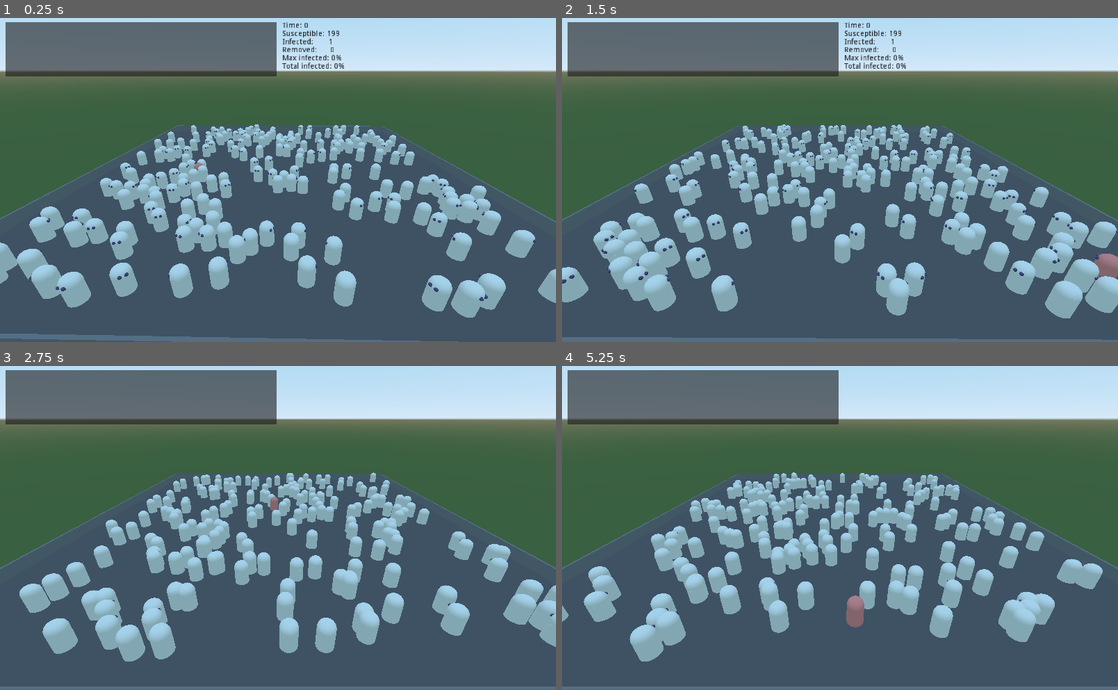
Above: before the commit, frames 1-4 (two rows, left to right).
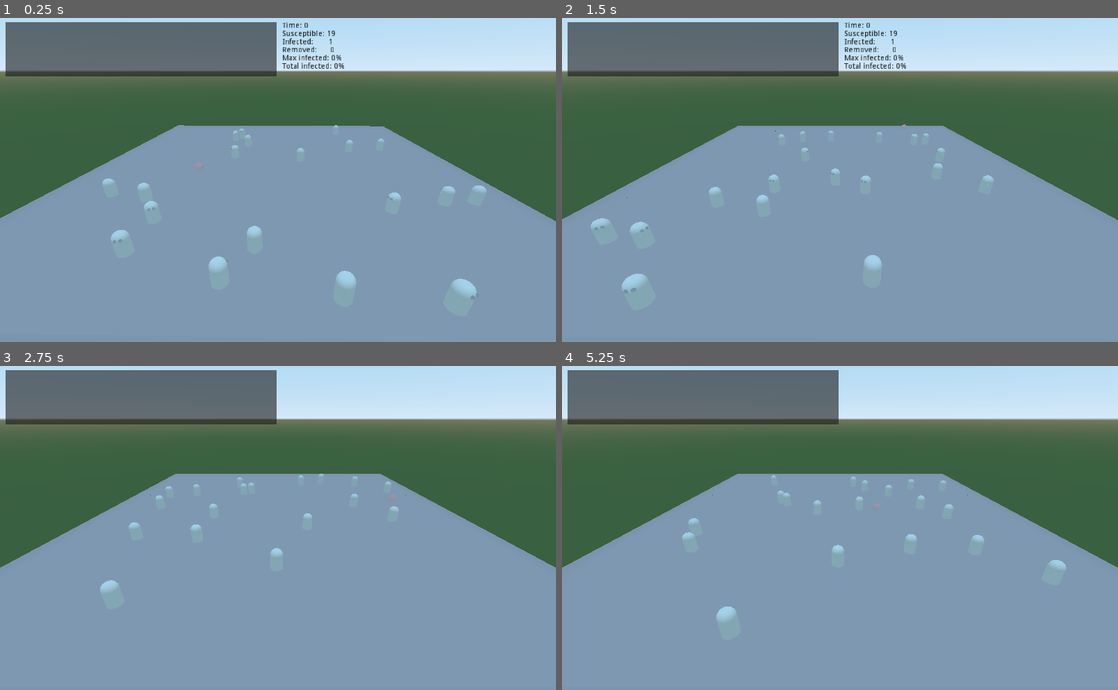
Above: after the commit, the same moments.

Repository: JontePonte/Hattifnatter
Game: Godot game, scene res://Main.tscn
The game is run twice, just before and just after one commit, with the same random seed, the same clock (stepped at 60 frames per second) and the same inputs.
Inputs:
- Up to frame 1 (0.25 s): no input
- Up to frame 2 (1.5 s): tap Enter at 0.5, 1.35 s; hold Enter 0.53-1.28 s
- Up to frame 3 (2.75 s): hold Enter from 2.03 s (still down)
- Up to frame 4 (5.25 s): release Enter at 2.78 s; tap Enter at 2.85, 4.35 s; hold Enter 3.53-4.28 s; hold Enter from 5.03 s (still down)

The runs differ from the first frame. In frame 1, 45% of the frame differs, in the area x 0-100%, y 3-100%; in frame 2, 45%; in frame 3, 47%; in frame 4, 48%, in the area x 0-100%, y 32-100%.

Commit message:
social distans is getting closer

Diff:
--- a/GlobalVars.gd
+++ b/GlobalVars.gd
@@ -1,7 +1,7 @@
 extends Node
 
 # Total number of hattifnatts and how many of the start as infected
-var hatt_total = 200
+var hatt_total = 20
 var hatt_inf_start = 1
 
 # Variables for hattifnatt movement
--- a/Hattifnatt.gd
+++ b/Hattifnatt.gd
@@ -74,12 +74,25 @@
 		become_removed()
 
 
+func _on_entered_social_zone(body):
+	if GlobalVars.time > 1 and body is KinematicBody:
+		var x_diff = translation.x - body.translation.x
+		var z_diff = translation.z - body.translation.z
+		var tot_diff = sqrt(pow(2,x_diff) + pow(2,z_diff))
+
+		acceleration.x = x_diff / tot_diff
+		acceleration.y = z_diff / tot_diff
+
+
+
+
 
 func spread_infection():
-		var scene = load("res://Infection.tscn")
-		var scene_instance = scene.instance()
-		scene_instance.set_name("infection")
-		add_child(scene_instance)
+	var scene = load("res://Infection.tscn")
+	var scene_instance = scene.instance()
+	scene_instance.set_name("infection")
+	add_child(scene_instance)
+
 
 func become_infected():
 	if hatt_state == "S":
@@ -92,6 +105,7 @@
 
 		GlobalVars.hatt_inf += 1
 		GlobalVars.hatt_sus -= 1
+
 
 func become_susceptible():
 	hatt_state = "S"
--- a/Hattifnatt.tscn
+++ b/Hattifnatt.tscn
@@ -19,6 +19,8 @@
 
 [sub_resource type="SphereMesh" id=5]
 material = SubResource( 4 )
+
+[sub_resource type="SphereShape" id=6]
 
 [node name="Hattifnatt" type="KinematicBody"]
 script = ExtResource( 1 )
@@ -46,3 +48,10 @@
 transform = Transform( 0.2, 0, 0, 0, 0.2, 0, 0, 0, 0.2, -0.3, 2.6, -0.9 )
 mesh = SubResource( 5 )
 material/0 = null
+
+[node name="AreaSocDist" type="Area" parent="."]
+transform = Transform( 6, 0, 0, 0, 6, 0, 0, 0, 6, 0, 0, 0 )
+
+[node name="CollisionShape" type="CollisionShape" parent="AreaSocDist"]
+shape = SubResource( 6 )
+[connection signal="body_entered" from="AreaSocDist" to="." method="_on_entered_social_zone"]
--- a/Main.tscn
+++ b/Main.tscn
@@ -14,6 +14,10 @@
 [sub_resource type="Environment" id=2]
 background_mode = 2
 background_sky = SubResource( 1 )
+fog_enabled = true
+fog_sun_amount = 0.2
+fog_height_enabled = true
+ss_reflections_enabled = true
 
 [node name="Main" type="Spatial"]
 script = ExtResource( 1 )
@@ -22,8 +26,6 @@
 editor/display_folded = true
 
 [node name="Floor" parent="Enviroment" instance=ExtResource( 2 )]
-
-[node name="Floor2" parent="Enviroment" instance=ExtResource( 2 )]
 
 [node name="Wall" parent="Enviroment" instance=ExtResource( 3 )]
 transform = Transform( 1, 0, 0, 0, 1, 0, 0, 0, 1, 0, 0, 40.2 )
Not shown: 1 places in Hattifnatt.tscn that only renumber resources
